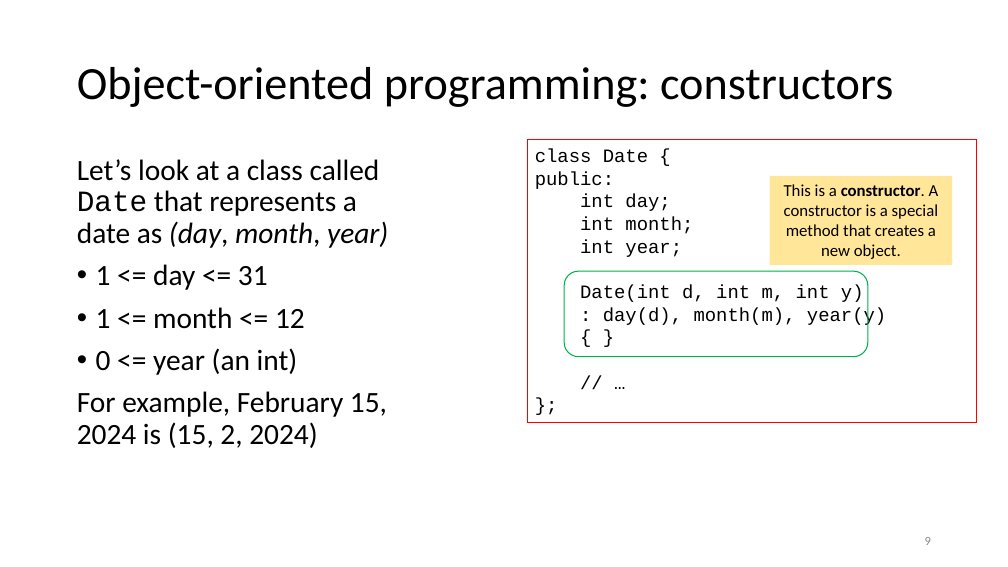
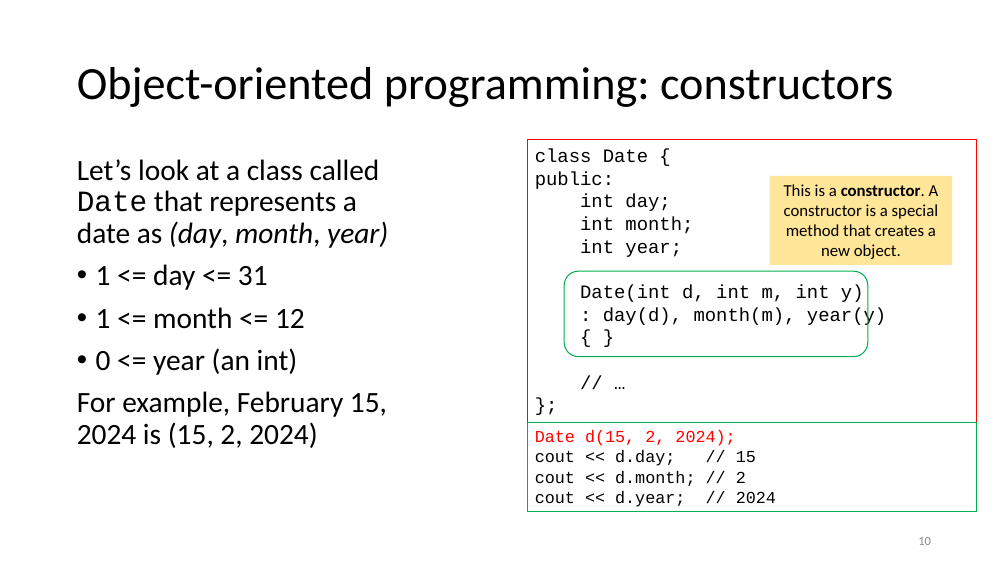
Before and after one commit to tjd1234/cmpt135spring2024, a slide deck: slide 10 of sample_code/week5/week5_cmpt135.pptx (slide 9 before the commit). Drawn at 1008x567 pixels with LibreOffice and Linux fonts; fonts in the diff are those of the drawing. Boxes give left, top, right and bottom in pixels: in the first picture for what was removed or moved away, otherwise in the second. Text is boxed around its words. In the diff, an @@ line names an element or a change of style, - is before the commit and + after.

```diff
--- a/sample_code/week5/week5_cmpt135.pptx
+++ b/sample_code/week5/week5_cmpt135.pptx
@@ rectangle added at box(528, 423, 977, 512), outline #00B050 0.75 pt, 16 pt, text #000000 @@
+Date d(15, 2, 2024);
+cout << d.day; // 15
+cout << d.month; // 2
+cout << d.year; // 2024
@@ page number at box(918, 537, 931, 545): text changed @@
-9
+10
```
Also in this commit, not shown: 19 other slides changed, 6 slides added, 2 other files.
